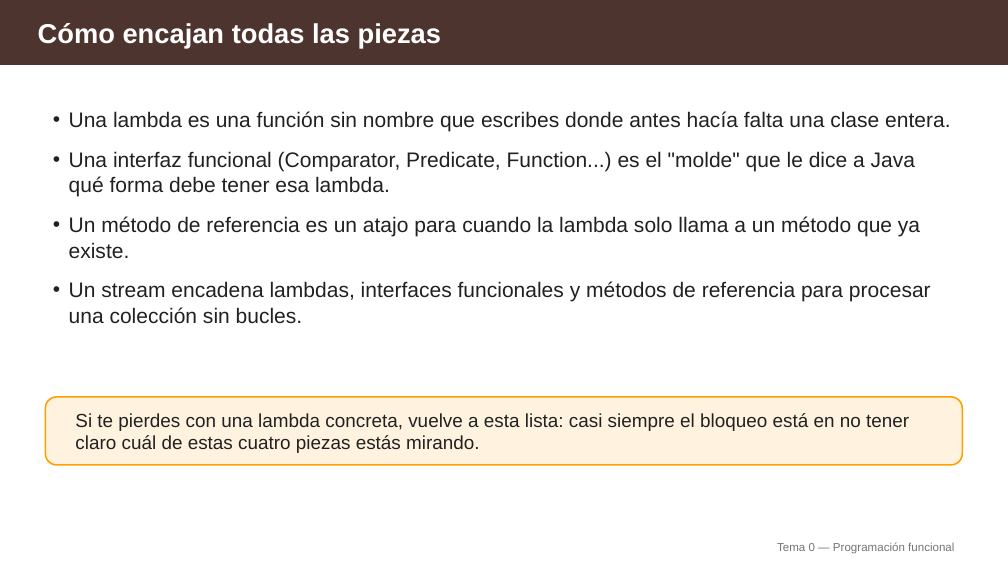
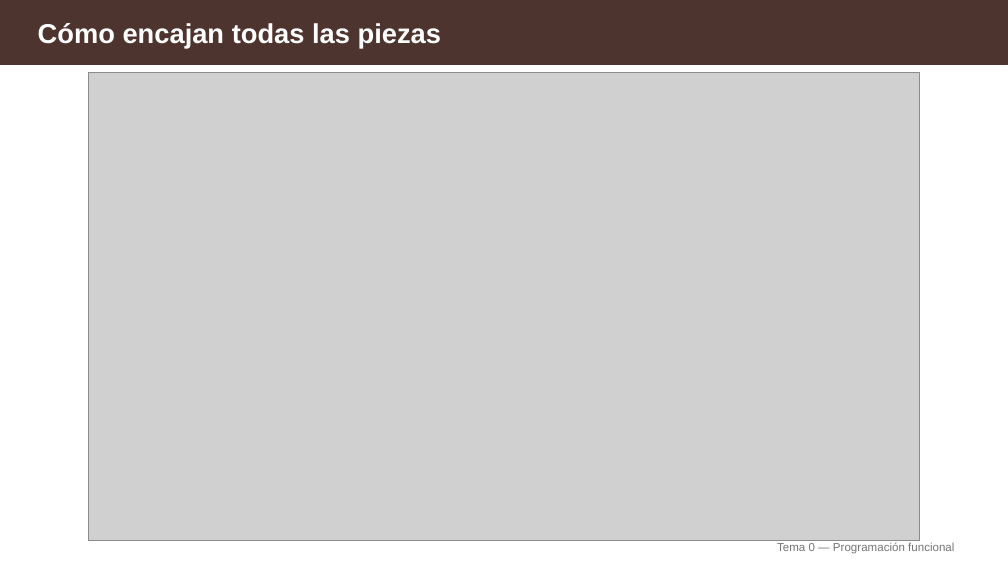
Before and after one commit to aitorventura/programacion-servicios-procesos, a slide deck: slide 16 of docs/tema0/diapositivas/04-programacion-funcional.pptx. Drawn at 1008x567 pixels with LibreOffice and Linux fonts; fonts in the diff are those of the drawing; grey boxes stand for pictures. Boxes give left, top, right and bottom in pixels: in the first picture for what was removed or moved away, otherwise in the second. Text is boxed around its words. In the diff, an @@ line names an element or a change of style, - is before the commit and + after.

Commit message:
diapositivas prog funcional

```diff
--- a/docs/tema0/diapositivas/04-programacion-funcional.pptx
+++ b/docs/tema0/diapositivas/04-programacion-funcional.pptx
@@ picture added at [88, 73, 920, 541] @@
@@ text removed at [69, 111, 950, 324] @@
-• Una lambda es una función sin nombre que escribes donde antes hacía falta una clase entera.
-• Una interfaz funcional (Comparator, Predicate, Function...) es el "molde" que le dice a Java qué forma debe tener esa lambda.
-• Un método de referencia es un atajo para cuando la lambda solo llama a un método que ya existe.
-• Un stream encadena lambdas, interfaces funcionales y métodos de referencia para procesar una colección sin bucles.
@@ rounded rectangle removed at [45, 397, 963, 465] @@
@@ text removed at [75, 413, 909, 453] @@
-Si te pierdes con una lambda concreta, vuelve a esta lista: casi siempre el bloqueo está en no tener claro cuál de estas cuatro piezas estás mirando.
```
Also in this commit, not shown: 11 other slides changed, 1 other file.
